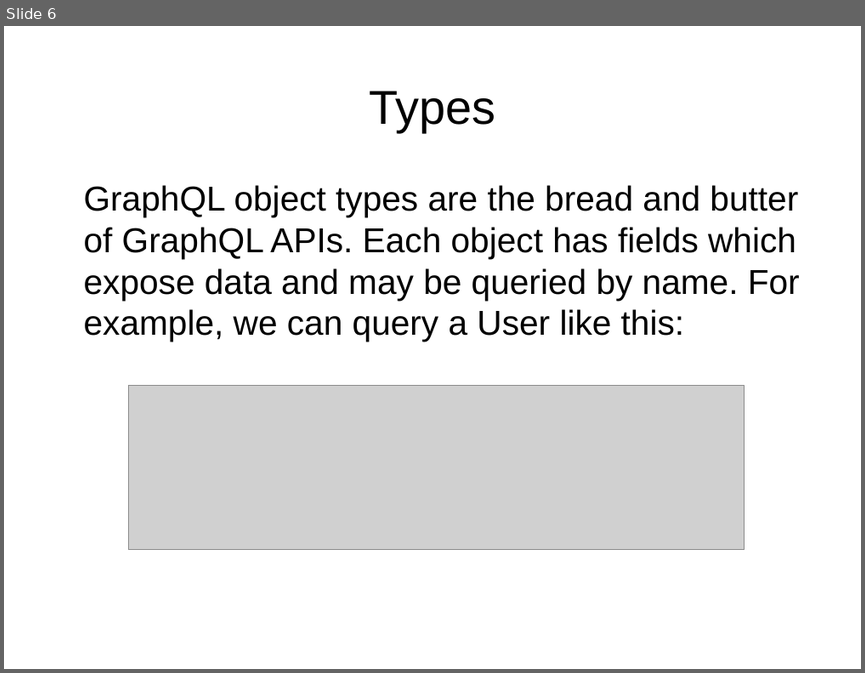
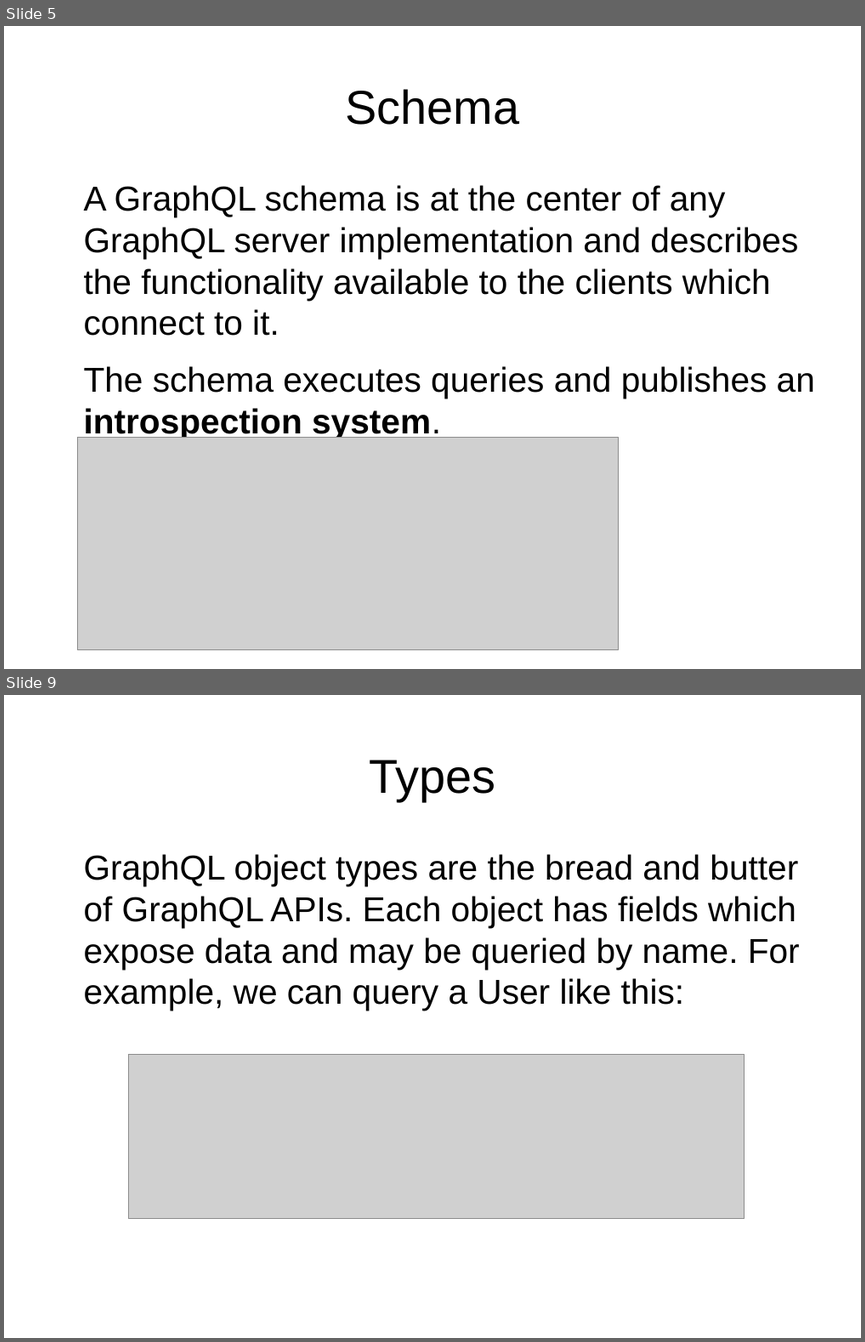
Before and after one commit to okapusta/graphql-example, a slide deck: doc/graphql.odp. Shown one above the other, each under a label of ours: slide 6 before the commit, slides 5 and 9 after it; the slides between them are not shown. The pictures are 865x673 and 865x1342 pixels, drawn with LibreOffice and Linux fonts; fonts in the diff are those of the drawing; grey boxes stand for pictures. Boxes give left, top, right and bottom in pixels: in the first picture for what was removed or moved away, otherwise in the second. Text is boxed around its words. In the diff, an @@ line names an element or a change of style, - is before the commit and + after.

```diff
--- a/doc/graphql.odp
+++ b/doc/graphql.odp
@@ slide 5 added at (4,26,861,669), background #FFFFFF @@
@@ title added at (345,89,519,125), 44 pt, text #000000 @@
+Schema
@@ text added at (84,185,815,440), 32 pt, text #000000 @@
+A GraphQL schema is at the center of any GraphQL server implementation and describes the functionality available to the clients which connect to it.
+The schema executes queries and publishes an introspection system.
@@ picture added at (78,437,619,650) @@
@@ what was slide 6 is now slide 9 @@
```
Also in this commit, not shown: 11 other slides added, 6 slides removed, 1 other file.
